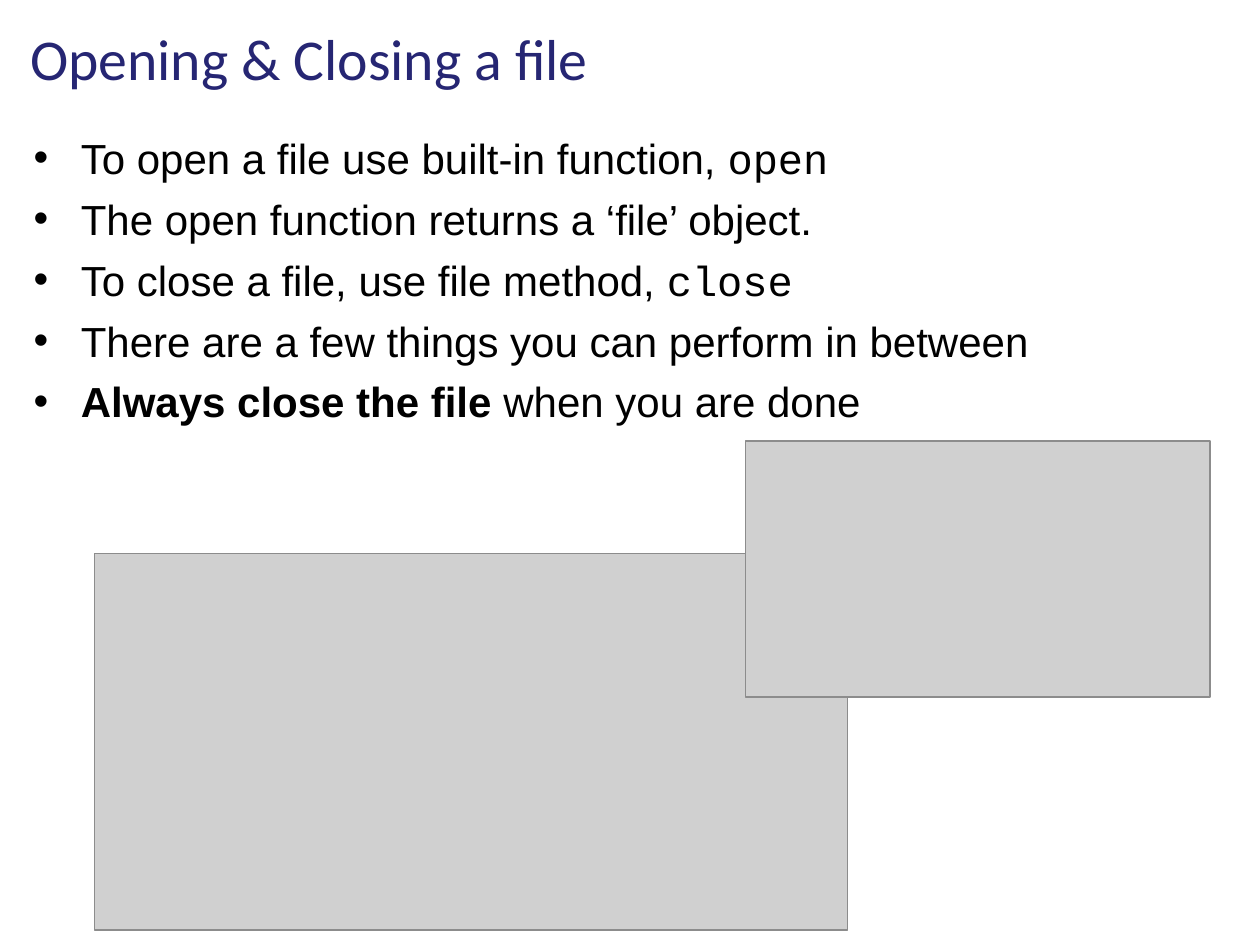
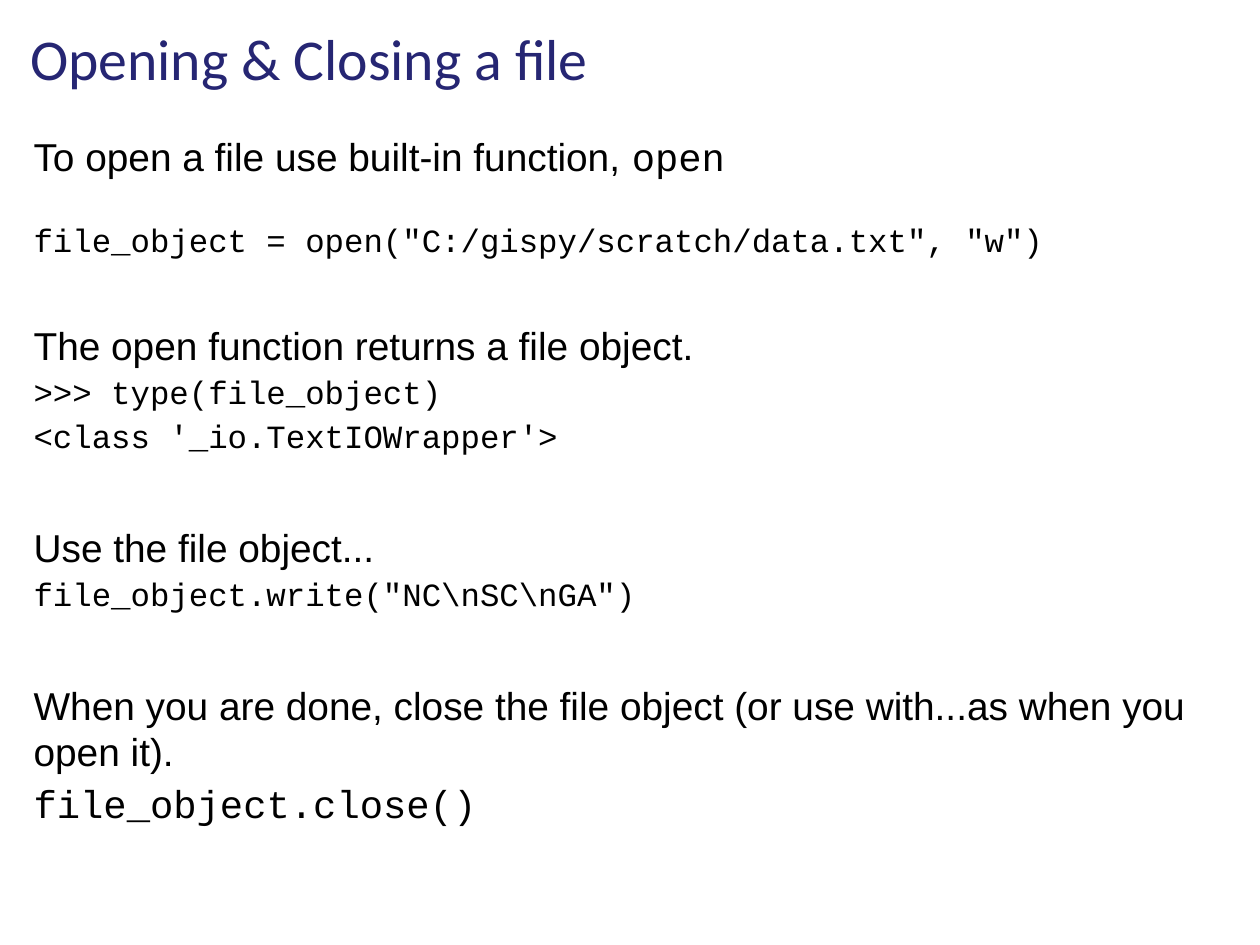
Before and after one commit to lgtateos/gis540, a slide deck: slide 6 of slides/fileIO.ppt. Drawn at 1260x945 pixels with LibreOffice and Linux fonts; fonts in the diff are those of the drawing; grey boxes stand for pictures. Boxes give left, top, right and bottom in pixels: in the first picture for what was removed or moved away, otherwise in the second. Text is boxed around its words. In the diff, an @@ line names an element or a change of style, - is before the commit and + after.

```diff
--- a/slides/fileIO.ppt
+++ b/slides/fileIO.ppt
@@ text at [34, 143, 725, 179]: size 24 to 22.2 pt in "To open a file use built-in function, ..."; bullet • to none @@
@@ text at [34, 228, 1185, 826]: text changed; size 24 to 22.2 pt; font Arial to Courier New @@
-• The open function returns a ‘file’ object.
-• To close a file, use file method, close
-• There are a few things you can perform in between
-• Always close the file when you are done
+file_object = open("C:/gispy/scratch/data.txt", "w")
+The open function returns a file object.
+>>> type(file_object)
+<class '_io.TextIOWrapper'>
+Use the file object...
+file_object.write("NC\nSC\nGA")
+When you are done, close the file object (or use with...as when you open it).
+file_object.close()
@@ picture removed at [746, 441, 1211, 697] @@
@@ picture removed at [94, 553, 848, 930] @@
```
Also in this commit, not shown: 5 other slides changed.
